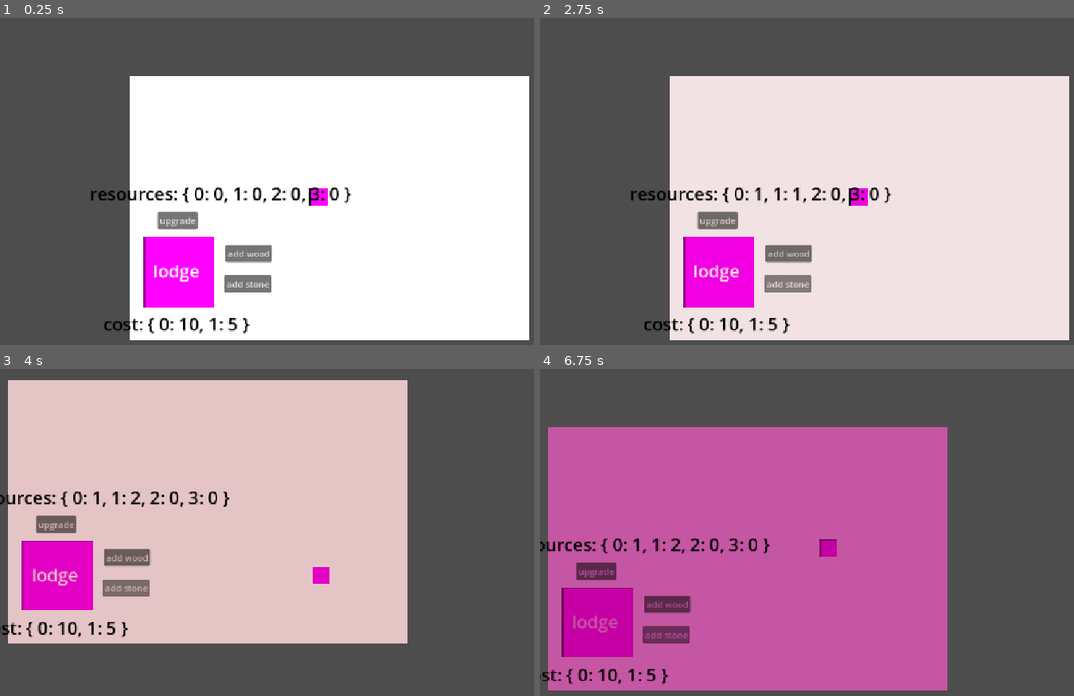
Above: before the commit, frames 1-4 (two rows, left to right).
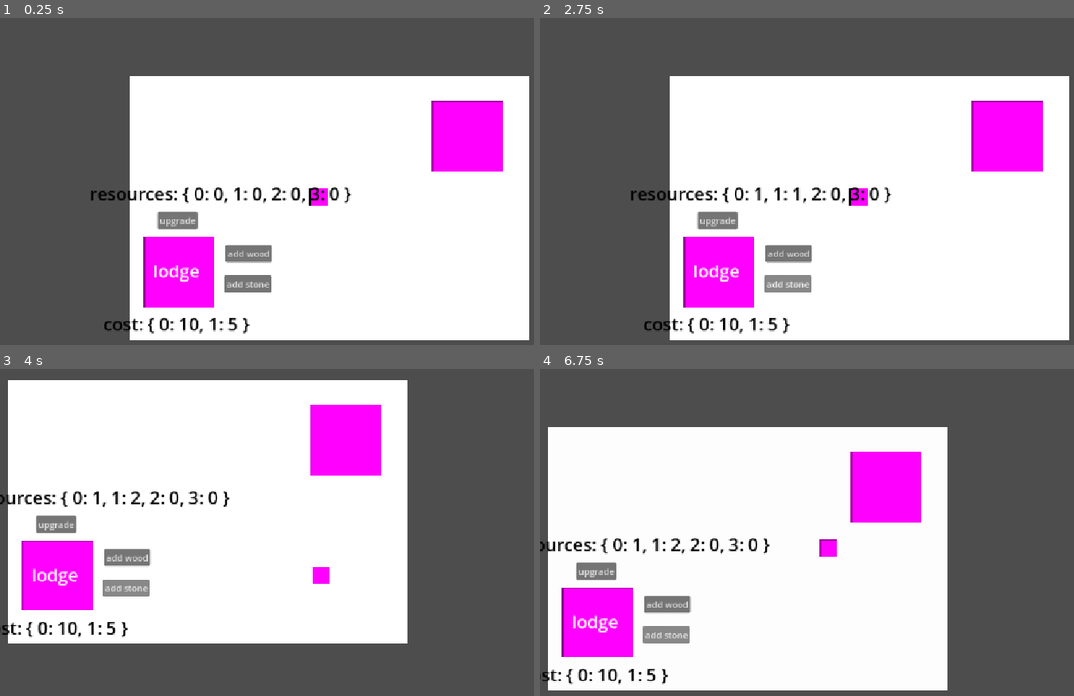
Above: after the commit, the same moments.

Repository: pesto-sauce/GMTK_2026
Game: Godot game, scene res://Scenes/world.tscn
Same seed, same stepped clock (60 frames per second), same inputs: the game is played once before the commit and once after it.
Inputs:
- Up to frame 1 (0.25 s): no input
- Up to frame 2 (2.75 s): click "upgrade" at 0.5 s; click "add wood" at 1.25 s; click "add stone" at 2 s
- Up to frame 3 (4 s): tap Enter at 2.75 s; hold D (move_right) 2.78-3.53 s; hold E (contextual) 2.78-3.53 s; hold S (move_down) from 3.53 s (still down); tap E (contextual) at 3.6 s
- Up to frame 4 (6.75 s): release S (move_down) at 4.28 s; hold D (move_right) 4.28-5.03 s; hold E (contextual) 4.28-5.03 s; hold W (move_up) 5.03-5.78 s; tap E (contextual) at 5.1, 6.6 s; hold E (contextual) 5.78-6.53 s; hold A (move_left) from 5.78 s (still down)

The runs differ from the first frame. In frame 1, 2.9% of the frame differs, in the area x 80-95%, y 25-47%; in frame 2, 58%; in frame 3, 60%; in frame 4, 60%, in the area x 1-77%, y 17-99%.

Commit message:
feat: Introduce base interactable template and item dropping

Diff:
--- a/src/Autoload/signal_bus.gd
+++ b/src/Autoload/signal_bus.gd
@@ -7,6 +7,6 @@
 signal upgrade_failed(reason: String)
 
 # context btn
-signal context_update(interactable: Area2D, entered: bool)
+signal context_update(interactable, entered: bool)
 
 @warning_ignore_restore("unused_signal")
--- a/src/Scenes/day_night.tscn
+++ b/src/Scenes/day_night.tscn
@@ -12,4 +12,3 @@
 [node name="day-night" type="CanvasModulate" unique_id=140441352]
 script = ExtResource("1_mvrpg")
 gradient_texture = SubResource("GradientTexture1D_t3a5w")
-day_length_in_minutes = 0.5
--- a/src/Scenes/item_drop.tscn
+++ b/src/Scenes/item_drop.tscn
@@ -5,9 +5,9 @@
 
 [node name="item_drop" type="Node2D" unique_id=8068003]
 script = ExtResource("1_qhkgj")
-item_drops = Dictionary[StringName, Texture2D]({
-&"stone": ExtResource("2_20isf"),
-&"wood": ExtResource("2_20isf")
+item_drops = Dictionary[int, Texture2D]({
+0: ExtResource("2_20isf"),
+1: null
 })
 
 [node name="sprite" type="Sprite2D" parent="." unique_id=1795853048]
--- /dev/null
+++ b/src/Scenes/template/interactable.tscn
@@ -0,0 +1,30 @@
+[gd_scene format=3 uid="uid://bt5ebggasfjbm"]
+
+[ext_resource type="Script" uid="uid://bhhemxbuevwxu" path="res://Scripts/template/interactable.gd" id="1_s4i7h"]
+
+[sub_resource type="PlaceholderTexture2D" id="PlaceholderTexture2D_tqfvg"]
+size = Vector2(128, 128)
+
+[sub_resource type="RectangleShape2D" id="RectangleShape2D_1tkky"]
+size = Vector2(128, 128)
+
+[sub_resource type="RectangleShape2D" id="RectangleShape2D_tqfvg"]
+size = Vector2(148, 148)
+
+[node name="interactable" type="StaticBody2D" unique_id=1652929144]
+script = ExtResource("1_s4i7h")
+metadata/_custom_type_script = "uid://bhhemxbuevwxu"
+
+[node name="Sprite2D" type="Sprite2D" parent="." unique_id=912964129]
+texture = SubResource("PlaceholderTexture2D_tqfvg")
+
+[node name="CollisionShape2D" type="CollisionShape2D" parent="." unique_id=1604382433]
+shape = SubResource("RectangleShape2D_1tkky")
+
+[node name="DetectionBox" type="Area2D" parent="." unique_id=2116839669]
+
+[node name="CollisionShape2D" type="CollisionShape2D" parent="DetectionBox" unique_id=1609749411]
+shape = SubResource("RectangleShape2D_tqfvg")
+
+[connection signal="body_entered" from="DetectionBox" to="." method="_on_detection_box_body_entered"]
+[connection signal="body_exited" from="DetectionBox" to="." method="_on_detection_box_body_exited"]
--- a/src/Scenes/world.tscn
+++ b/src/Scenes/world.tscn
@@ -3,6 +3,7 @@
 [ext_resource type="PackedScene" uid="uid://vnxrh8c73g73" path="res://Scenes/player.tscn" id="1_a02cp"]
 [ext_resource type="PackedScene" uid="uid://ctsqu7r3hgdhl" path="res://Scenes/lodge.tscn" id="2_go701"]
 [ext_resource type="PackedScene" uid="uid://doaufgbkuupix" path="res://Scenes/day_night.tscn" id="3_5a7ea"]
+[ext_resource type="PackedScene" uid="uid://bt5ebggasfjbm" path="res://Scenes/template/interactable.tscn" id="4_8j60k"]
 
 [node name="World" type="Node2D" unique_id=666092019]
 
@@ -18,3 +19,8 @@
 position = Vector2(-253, 135)
 
 [node name="day-night" parent="." unique_id=140441352 instance=ExtResource("3_5a7ea")]
+
+[node name="interactable" parent="." unique_id=1227008613 instance=ExtResource("4_8j60k")]
+position = Vector2(269, -111)
+
+[node name="item_holder" type="Node2D" parent="." unique_id=1016398915]
--- a/src/Scripts/item_drop.gd
+++ b/src/Scripts/item_drop.gd
@@ -6,11 +6,7 @@
 const MIN_MOVE_SPEED: float = 50.0
 const PICKUP_THRESHOLD: float = 5.0
 
-@export var item_drops: Dictionary[GameManager.Item, Texture2D] = {
-	GameManager.Item.WOOD: null,
-	GameManager.Item.STONE: null
-}
-
+@export var item_drops: Dictionary[GameManager.Item, Texture2D] = {}
 
 # Item configuration
 var item: GameManager.Item
@@ -81,5 +77,5 @@
 
 	collected = true
 
-	SignalBus.item_add_to_inv.emit(item, amount)
+	GameManager.inv_add_item(item, amount)
 	call_deferred("queue_free")
--- a/src/Scripts/player.gd
+++ b/src/Scripts/player.gd
@@ -27,7 +27,7 @@
 
 	move_and_slide()
 
-func _on_context_update(interactable: Area2D, entered: bool) -> void:
+func _on_context_update(interactable, entered: bool) -> void:
 	if entered:
 		current_context = interactable
 	else:
--- /dev/null
+++ b/src/Scripts/template/interactable.gd
@@ -0,0 +1,24 @@
+extends StaticBody2D
+class_name Interactable
+
+func _on_detection_box_body_exited(body: Node2D) -> void:
+	if body.is_in_group("player"):
+		SignalBus.context_update.emit(self , false)
+
+func _on_detection_box_body_entered(body: Node2D) -> void:
+	if body.is_in_group("player"):
+		SignalBus.context_update.emit(self , true)
+
+
+func interact() -> void:
+	print("ineteracted")
+	test_drop()
+
+func test_drop() -> void:
+	var item = ItemDrop.setup(GameManager.Item.WOOD, global_position, 50, 500)
+
+	var holder = get_tree().root
+
+	holder.add_child(item)
+
+	call_deferred("queue_free")
Not shown, added: src/Scripts/template/interactable.gd.uid
